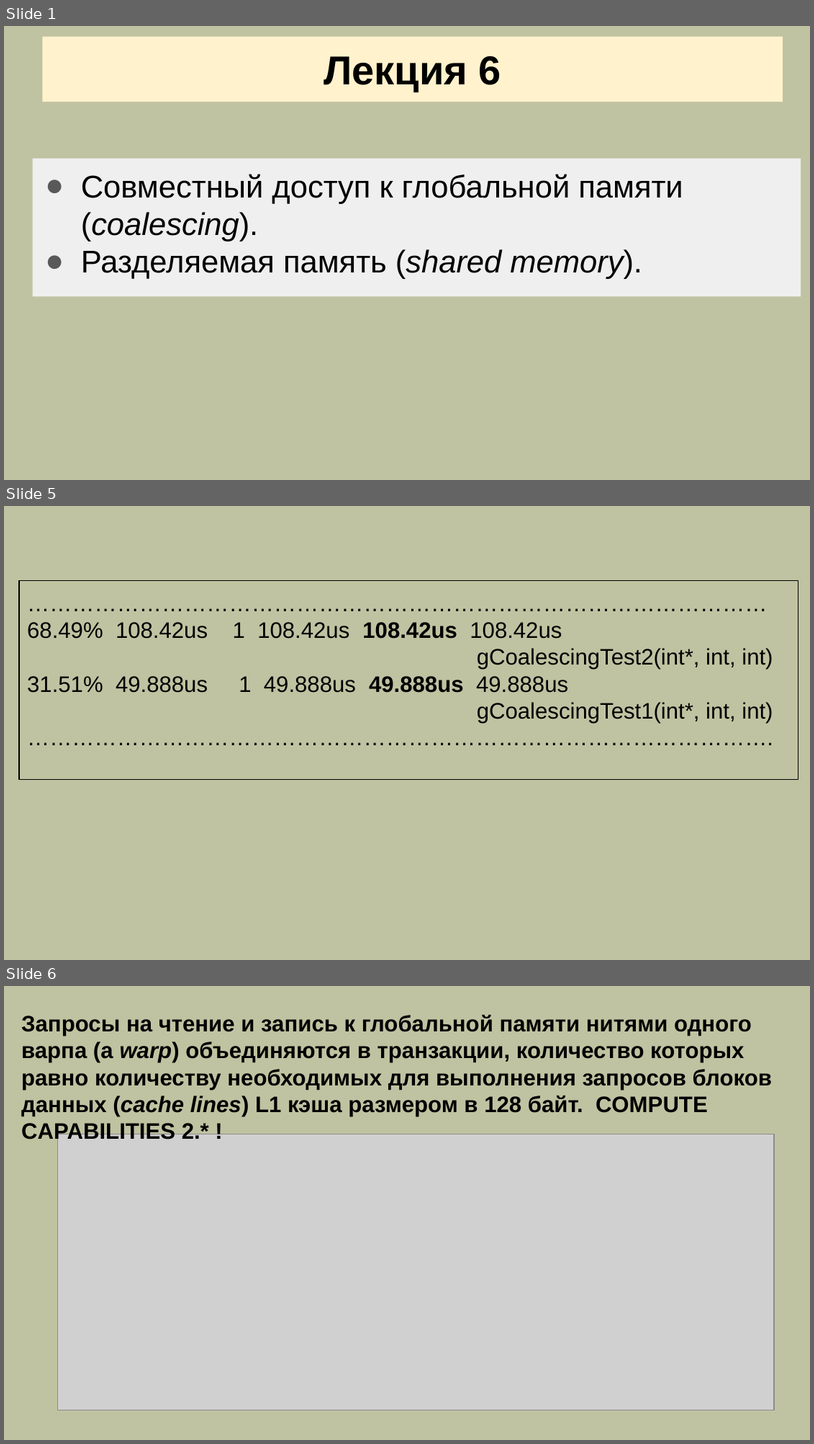
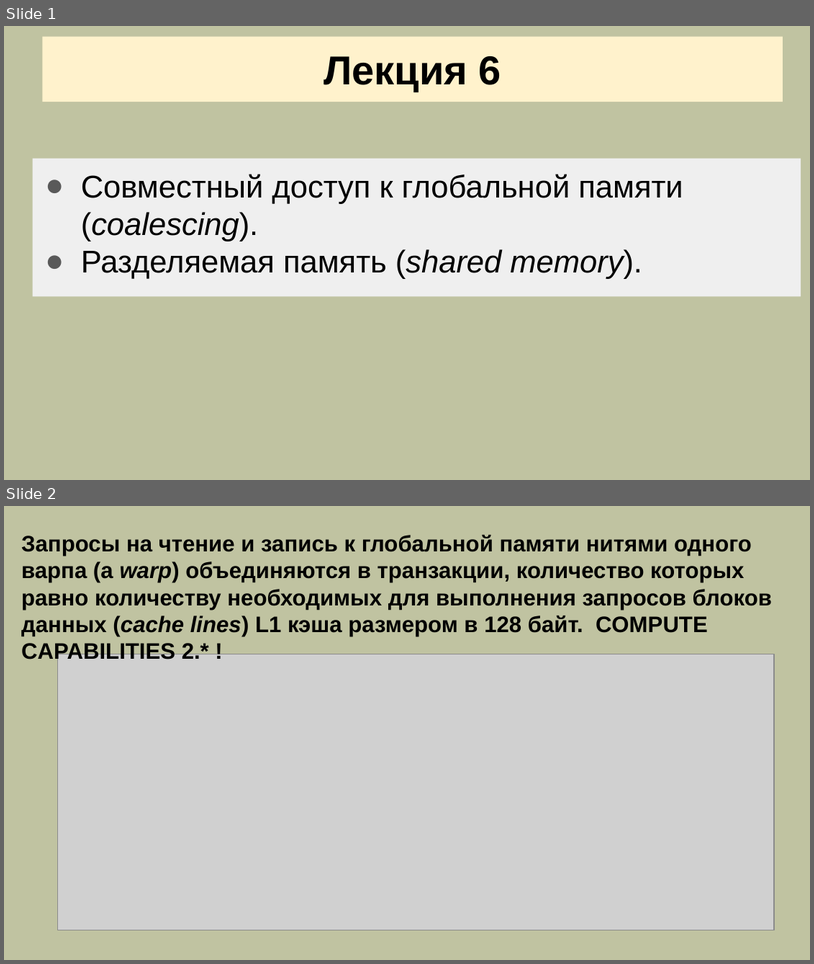
Before and after one commit to mlkv52/sibsutis_cuda_bachelors-2025, a slide deck: Лекции/pptx/Лекция6-ПГП-2025.pptx. Shown one above the other, each under a label of ours: slides 1, 5 and 6 before the commit, slides 1 and 2 after it; the slides between them are not shown. The pictures are 814x1444 and 814x964 pixels, drawn with LibreOffice and Linux fonts; fonts in the diff are those of the drawing; grey boxes stand for pictures. Boxes give left, top, right and bottom in pixels: in the first picture for what was removed or moved away, otherwise in the second. Text is boxed around its words. In the diff, an @@ line names an element or a change of style, - is before the commit and + after.

```diff
--- a/Лекции/pptx/Лекция6-ПГП-2025.pptx
+++ b/Лекции/pptx/Лекция6-ПГП-2025.pptx
@@ slide 5 removed at [4,506,810,960], background #C0C3A1 @@
@@ rectangle removed at [19,581,799,780] @@
-………………………………………………………………………………………
-68.49% 108.42us 1 108.42us 108.42us 108.42us
-gCoalescingTest2(int*, int, int)
-31.51% 49.888us 1 49.888us 49.888us 49.888us
-gCoalescingTest1(int*, int, int)
-……………………………………………………………………………………….
@@ what was slide 6 is now slide 2 @@
```
Also in this commit, not shown: 2 slides changed, 4 other slides removed, 1 other file.
